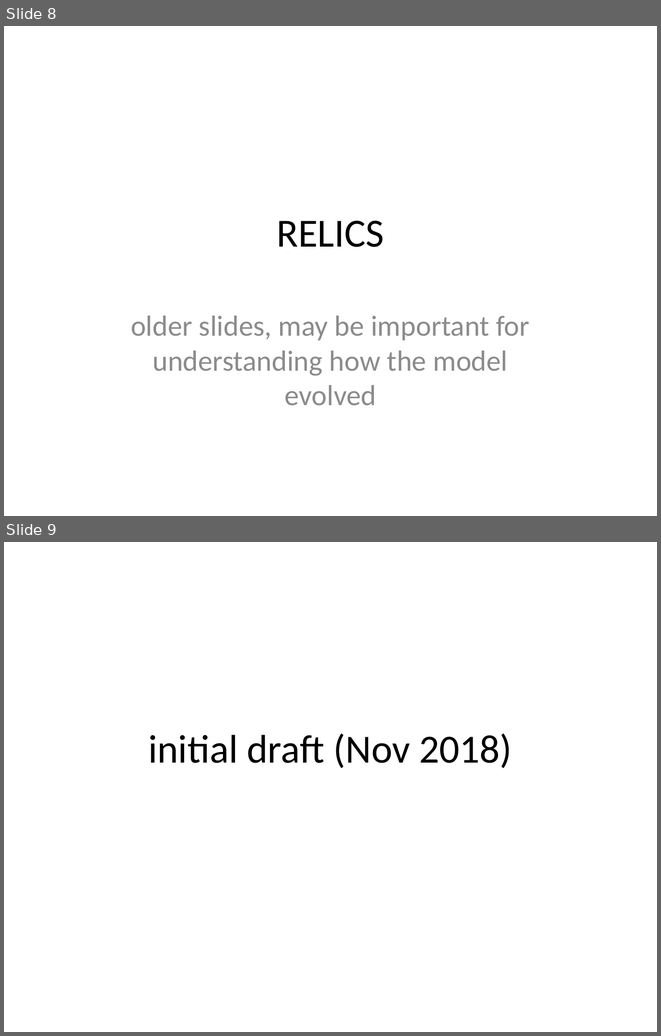
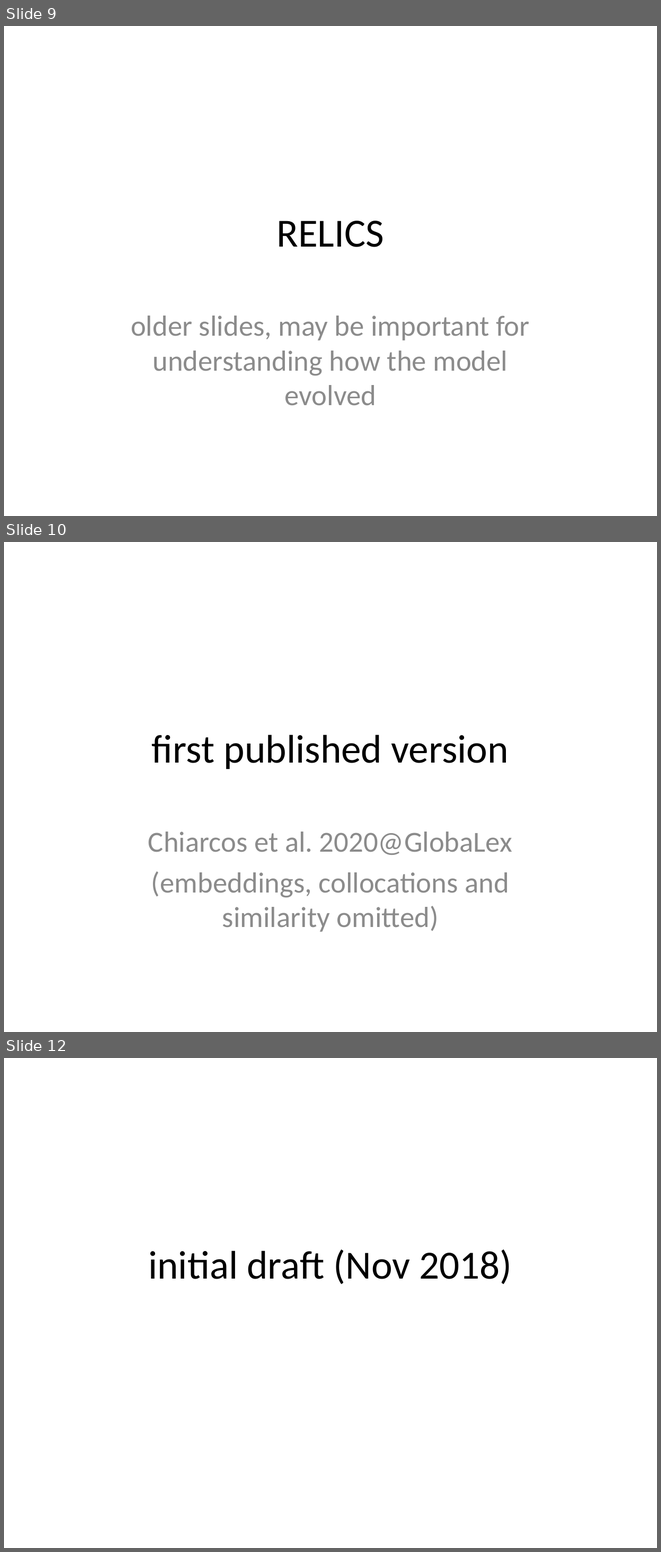
Before and after one commit to ontolex/frequency-attestation-corpus-information, a slide deck: img/source.pptx. Shown one above the other, each under a label of ours: slides 8 and 9 before the commit, slides 9, 10 and 12 after it; the slides between them are not shown. The pictures are 661x1036 and 661x1552 pixels, drawn with LibreOffice and Linux fonts; fonts in the diff are those of the drawing. Boxes give left, top, right and bottom in pixels: in the first picture for what was removed or moved away, otherwise in the second. Text is boxed around its words. In the diff, an @@ line names an element or a change of style, - is before the commit and + after.

Commit message:
suggested subclasses of embedding

```diff
--- a/img/source.pptx
+++ b/img/source.pptx
@@ slide 10 added at (4,542,657,1032), background #FFFFFF @@
@@ title added at (152,734,509,769), 44 pt, text #000000 @@
+first published version
@@ subtitle added at (148,831,512,932), 32 pt, text #8C8C8C @@
+Chiarcos et al. 2020@GlobaLex
+(embeddings, collocations and similarity omitted)
@@ what was slide 8 is now slide 9 @@
@@ what was slide 9 is now slide 12 @@
```
Also in this commit, not shown: 2 slides changed, 2 other slides added.
